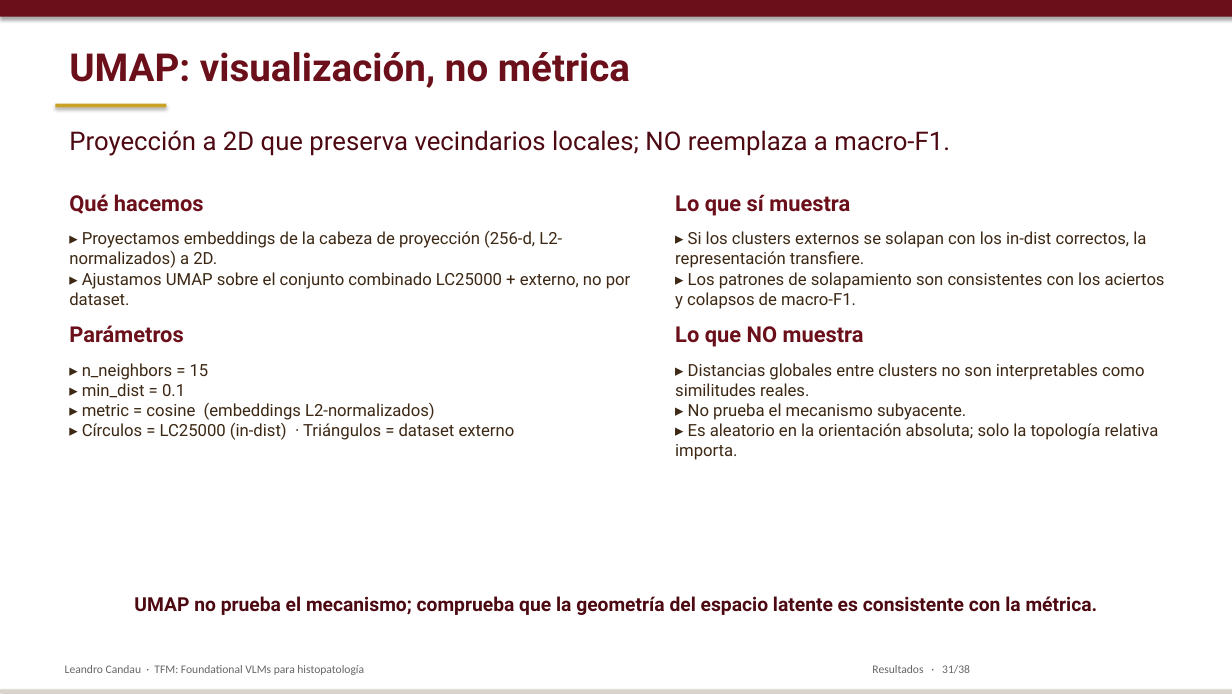
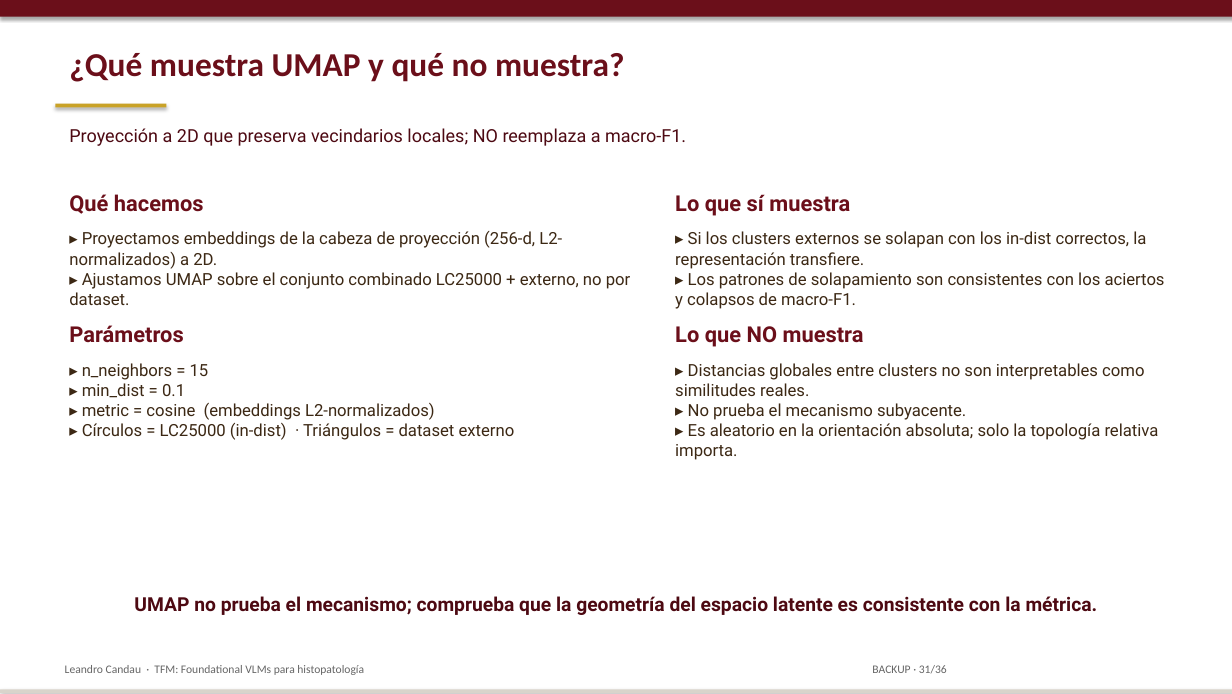
Before and after one commit to lcandau/histopathology-clip-lab, a slide deck: slide 31 of report/TFM_defense.pptx. Drawn at 1232x694 pixels with LibreOffice and Linux fonts; fonts in the diff are those of the drawing. Boxes give left, top, right and bottom in pixels: in the first picture for what was removed or moved away, otherwise in the second. Text is boxed around its words. In the diff, an @@ line names an element or a change of style, - is before the commit and + after.

```diff
--- a/report/TFM_defense.pptx
+++ b/report/TFM_defense.pptx
@@ text at <box>69,53,625,82</box>: text changed; size 30 to 26 pt; font Roboto to Calibri @@
-UMAP: visualización, no métrica
+¿Qué muestra UMAP y qué no muestra?
@@ text "Proyección a 2D que preserva ..." at <box>69,128,686,146</box>: size 20 to 14 pt @@
@@ text at <box>872,665,947,673</box>: text changed @@
-Resultados · 31/38
+BACKUP · 31/36
```
Also in this commit, not shown: 28 other slides changed, 1 slide added, 3 slides removed.
